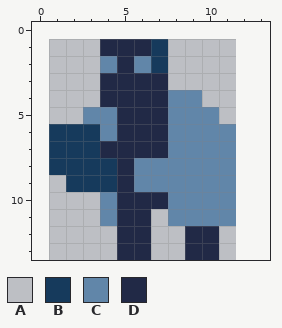
File history of a pixel-art sprite, assets/enemies/enemy7/tile.png. Above is the file before it was changed.
The file is 11x13 pixels. The old version is drawn lined up with the new one, on the new canvas.
Palette (. is transparent): A #bdbfc4  B #163a5c  C #6186a9  D #212946
Pixels before, first column x 1:
 1 AAADDDBAAAA
 2 AAACDCBAAAA
 3 AAADDDDAAAA
 4 AAADDDDCCAA
 5 AACCDDDCCCA
 6 BBBCDDDCCCC
 7 BBBDDDDCCCC
 8 BBBBDCCCCCC
 9 ABBBDCCCCCC
10 AAACDDDCCCC
11 AAACDDACCCC
12 AAAADDAADDA
13 AAAADDAADDA
Now the later version:
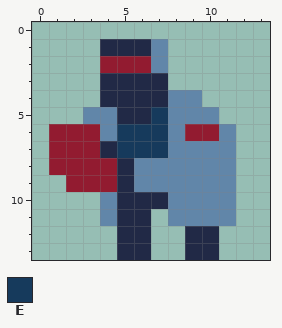
Colours new in this view: E #163a5c
The commit says: Update old sprites and added new enemies and alternate hero
The exact change:
canvas 11x13 -> 14x14, the old top-left corner now at 1,1
colour B: #163a5c -> #921b30
Changed rows in their new state; - is a pixel that keeps its letter.
first column x 1:
 1 ...---C....
 2 ...BBBC....
 3 ...----....
 4 ...------..
 5 ..----E---.
 6 ----EEE-BB-
 7 ----EEE----
 9 .----------
10 ...--------
11 ...---.----
12 ....--..--.
13 ....--..--.
Changed places in both pictures, as pixel boxes (x1, y1, x2, y2):
changed: (49, 39, 236, 260)
